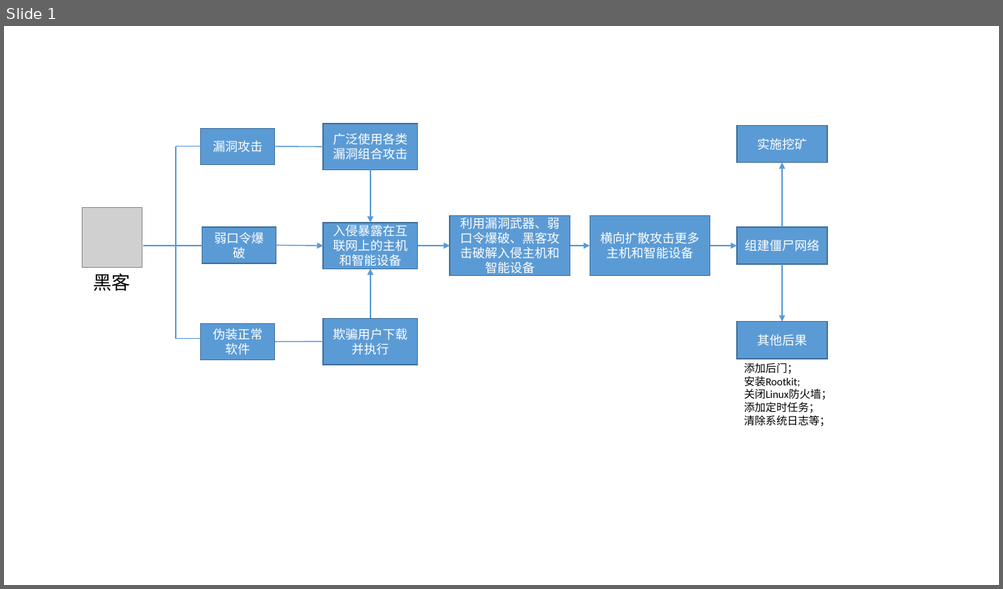
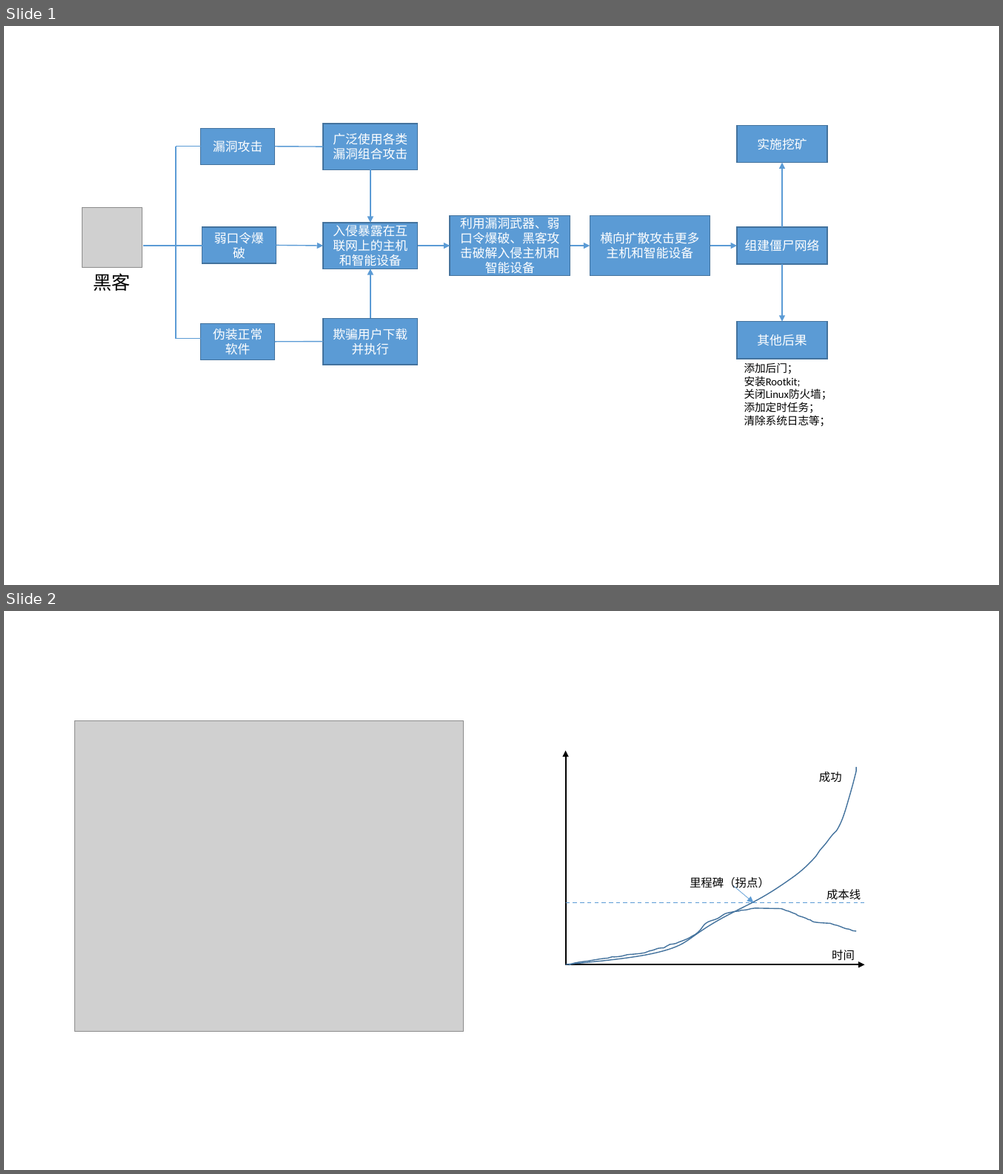
Before and after one commit to xiejava1018/xiejavaimagesrc, a slide deck: images/2023/画图.pptx. Shown one above the other, each under a label of ours: slide 1 before the commit, slides 1 and 2 after it. The pictures are 1003x589 and 1003x1174 pixels, drawn with LibreOffice and Linux fonts; fonts in the diff are those of the drawing; grey boxes stand for pictures. Boxes give left, top, right and bottom in pixels: in the first picture for what was removed or moved away, otherwise in the second. Text is boxed around its words. In the diff, an @@ line names an element or a change of style, - is before the commit and + after.

```diff
--- a/images/2023/画图.pptx
+++ b/images/2023/画图.pptx
@@ slide 2 added at <box>4,611,999,1170</box>, background #FFFFFF @@
@@ picture added at <box>75,721,464,1033</box> @@
@@ arrow added from (566, 965) to (566, 751), #000000 1.5 pt @@
@@ freeform shape added at <box>566,767,856,965</box>, outline #43739E 1 pt @@
@@ text added at <box>819,772,842,782</box>, 11 pt, text #000000 @@
+成功
@@ text added at <box>689,877,769,891</box>, 11 pt, text #000000 @@
+里程碑（拐点）
@@ arrow added from (733, 886) to (753, 903), #5B9BD5 0.5 pt @@
@@ text added at <box>826,889,860,900</box>, 11 pt, text #000000 @@
+成本线
@@ line added from (566, 903) to (865, 903), #5B9BD5 1 pt dashed @@
@@ freeform shape added at <box>569,908,856,965</box>, outline #43739E 1 pt @@
@@ arrow added from (566, 965) to (865, 965), #000000 1.5 pt @@
@@ text added at <box>831,950,854,961</box>, 11 pt, text #000000 @@
+时间
```
Also in this commit, not shown: 3 other files.
